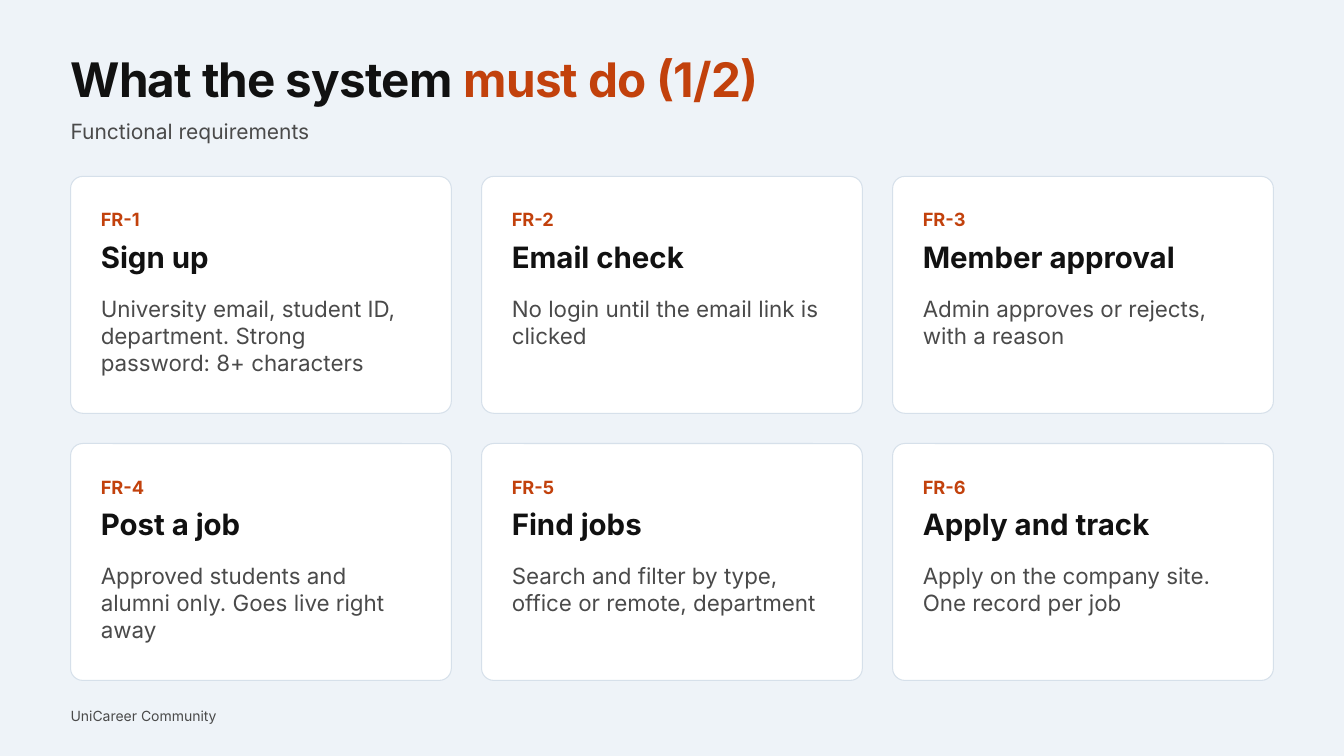
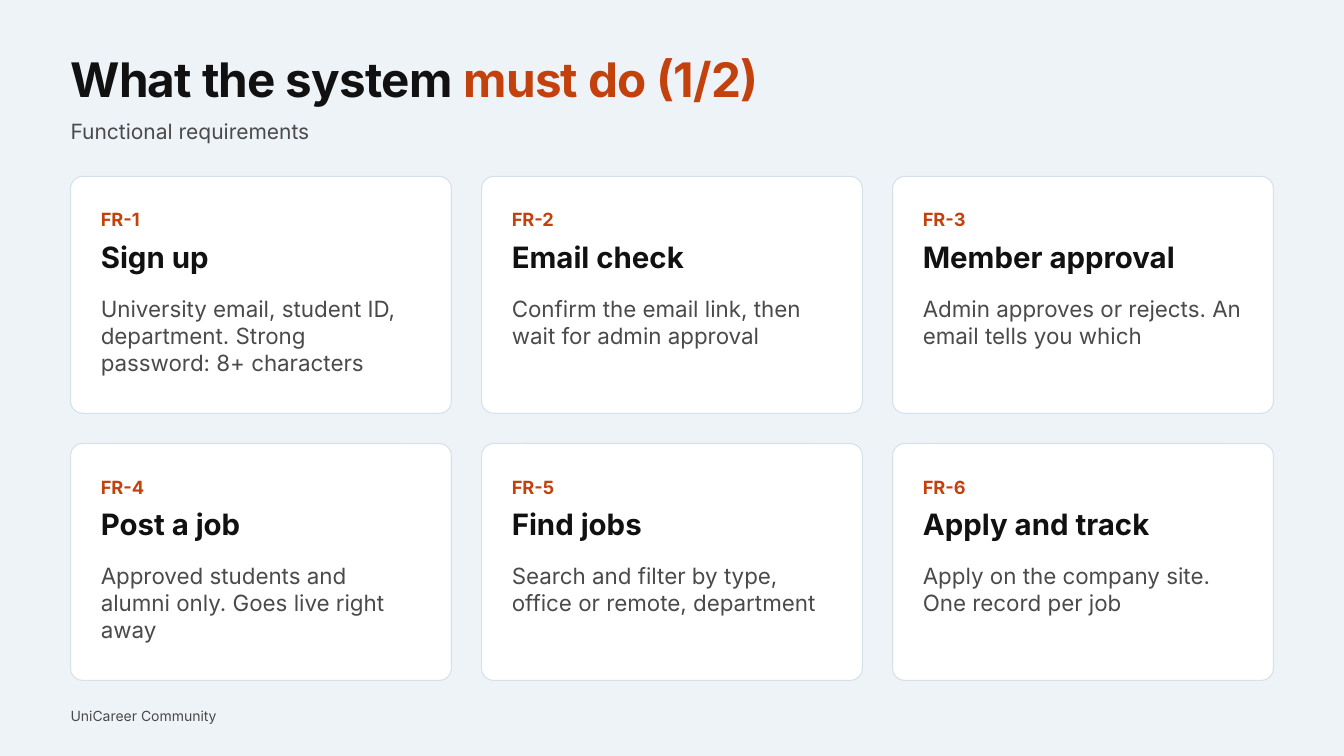
Before and after one commit to sooooojib/CAMPUS_JOB_HUNTING, a slide deck: slide 2 of presentation/UniCareer_Chapter2.pptx. Drawn at 1344x756 pixels with LibreOffice and Linux fonts; fonts in the diff are those of the drawing. Boxes give left, top, right and bottom in pixels: in the first picture for what was removed or moved away, otherwise in the second. Text is boxed around its words. In the diff, an @@ line names an element or a change of style, - is before the commit and + after.

Commit message:
docs: align all architectural, security, API, and workflow docs with two-stage verification and approval lifecycle

```diff
--- a/presentation/UniCareer_Chapter2.pptx
+++ b/presentation/UniCareer_Chapter2.pptx
@@ text at (512, 300, 801, 349): text changed @@
-No login until the email link is clicked
+Confirm the email link, then wait for admin approval
@@ text at (923, 300, 1241, 349): text changed @@
-Admin approves or rejects, with a reason
+Admin approves or rejects. An email tells you which
```
Also in this commit, not shown: 1 other slide changed, 19 other files.
